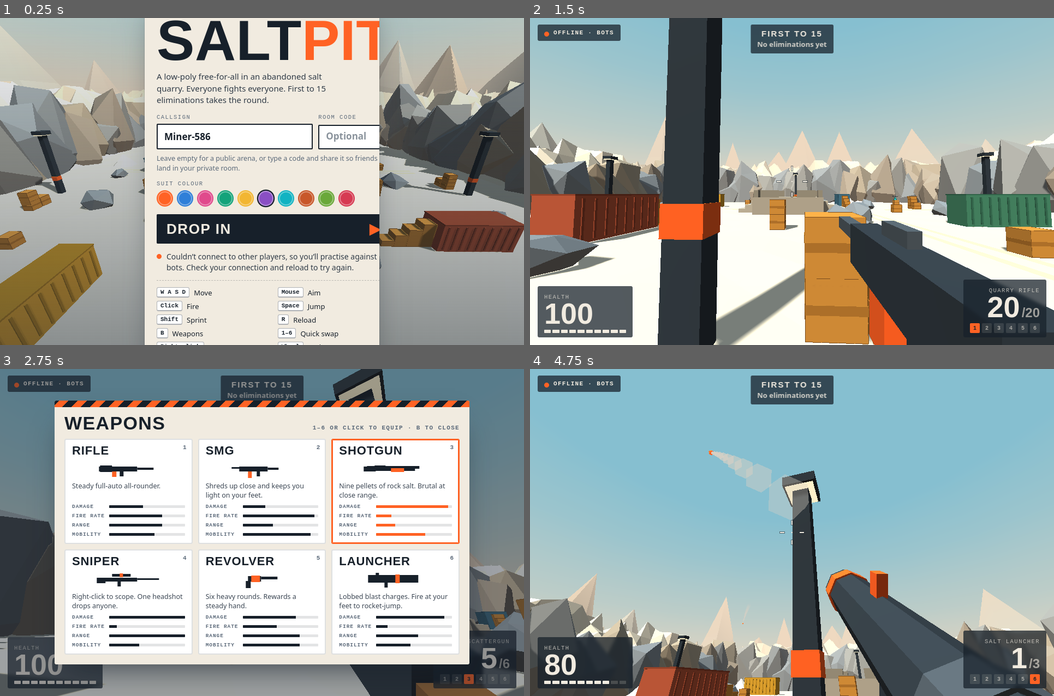
Above: before the commit, frames 1-4 (two rows, left to right).
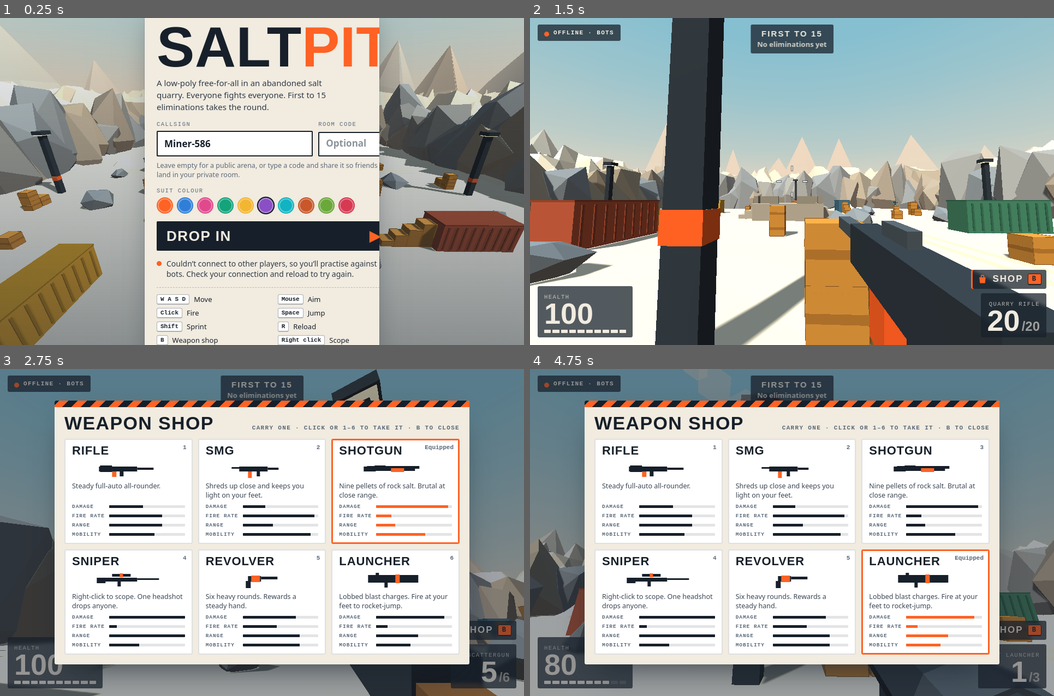
Above: after the commit, the same moments.

Repository: dorukhiroba/games
Game: browser game, page saltpit-arena/index.html
Same seed, same stepped clock (60 frames per second), same inputs: the game is played once before the commit and once after it.
Inputs (mouse positions are in pixels of both pictures, inside the frame that each line leads up to; where the layout moved, square brackets give the same spot in the first picture):
- Up to frame 1 (0.25 s): no input
- Up to frame 2 (1.5 s): click (886, 142) [886, 135] at 0.27 s; type "Alex" at 0.27 s; click "DROP IN ▶" at 0.52 s; hold Right from 1.03 s (still down); click (792, 214) at 1.07 s; tap Space at 1.1 s
- Up to frame 3 (2.75 s): release Right at 1.53 s; hold Down 1.58-1.85 s; tap Space at 1.6, 2.1, 2.6 s; click (157, 499) at 1.67 s; tap B at 1.77, 2.52 s; hold Left 1.9-2.47 s; click "3 SHOTGUN Nine pellets of roc…" at 2.02 s; click (366, 483) at 2.27 s; hold Up from 2.52 s (still down)
- Up to frame 4 (4.75 s): release Up at 2.82 s; click (870, 597) at 2.87 s; hold Right 2.87-3.53 s; tap Space every 0.5 s from 3.1 to 4.6 s; click (661, 614) at 3.47 s; hold Up 3.58-3.82 s; hold Left 3.87-4.3 s; click (792, 467) at 4.07 s; hold Down 4.35-4.68 s; click (1006, 630) at 4.52 s, where only the run after the commit has a clickable "SHOP B"; click (949, 548) at 4.67 s; hold Right from 4.73 s (still down)

The runs differ from the first frame. In frame 1, 13% of the frame differs, in the area x 29-73%, y 0-100%; in frame 2, 16%; in frame 3, 3.4%; in frame 4, 94%, in the area x 0-100%, y 0-100%.

Commit message:
Saltpit Arena: carry one weapon, visible shop button
You now hold a single weapon chosen in the shop; 1-6 only work inside
the shop and the scroll wheel no longer swaps. Taking a new weapon gives
it a full magazine. A Shop button with a bag icon and a B badge sits on
the right above the ammo panel (the touch B button gets the same icon),
the shop marks the equipped weapon, and a toast points to it on drop-in.

Co-Authored-By: Claude Opus 5.5 <noreply@anthropic.com>

Diff:
--- a/saltpit-arena/index.html
+++ b/saltpit-arena/index.html
@@ -71,7 +71,13 @@
 .hud-tc{position:absolute;top:calc(12px + env(safe-area-inset-top,0px));left:50%;transform:translateX(-50%);text-align:center}
 .hud-tr{position:absolute;top:calc(12px + env(safe-area-inset-top,0px));right:calc(14px + env(safe-area-inset-right,0px));display:grid;gap:5px;justify-items:end;max-width:min(320px,48vw)}
 .hud-bl{position:absolute;bottom:calc(14px + env(safe-area-inset-bottom,0px));left:calc(14px + env(safe-area-inset-left,0px));min-width:150px}
-.hud-br{position:absolute;bottom:calc(14px + env(safe-area-inset-bottom,0px));right:calc(14px + env(safe-area-inset-right,0px));text-align:right;min-width:120px}
+.hud-br{position:absolute;bottom:calc(14px + env(safe-area-inset-bottom,0px));right:calc(14px + env(safe-area-inset-right,0px));text-align:right;min-width:120px;display:grid;gap:8px;justify-items:end}
+.hud-br>.plate:last-child{min-width:120px;box-sizing:border-box}
+#shopBtn{pointer-events:auto;cursor:pointer;border:0;display:flex;align-items:center;gap:8px;color:var(--salt);font:800 17px var(--f-display);letter-spacing:.12em;text-transform:uppercase;padding:7px 9px 7px 11px;box-shadow:inset 3px 0 0 var(--hazard)}
+#shopBtn svg{width:20px;height:20px;color:var(--hazard)}
+#shopBtn kbd{background:var(--hazard);color:var(--ink);border-color:var(--ink);font-size:12px;padding:2px 7px}
+#shopBtn:hover,#shopBtn:focus-visible{background:rgba(23,32,42,.9);outline:none}
+.touchui #shopBtn{display:none}
 #hud .lbl{color:rgba(241,235,224,.7)}
 .pill{font:700 11px var(--f-mono);letter-spacing:.12em;text-transform:uppercase;display:flex;gap:8px;align-items:center}
 .goal{font:800 15px var(--f-display);letter-spacing:.14em;text-transform:uppercase}
@@ -128,9 +134,6 @@
 #tPause{width:44px;height:44px;left:calc(14px + env(safe-area-inset-left,0px));top:calc(54px + env(safe-area-inset-top,0px));font-size:13px}
 
 /* ---------- weapons ---------- */
-#slots{display:flex;gap:4px;justify-content:flex-end;margin-top:7px}
-#slots i{font:700 10px var(--f-mono);font-style:normal;width:18px;height:18px;display:grid;place-items:center;border-radius:2px;background:rgba(241,235,224,.12);color:rgba(241,235,224,.6)}
-#slots i.on{background:var(--hazard);color:var(--ink)}
 #scope{position:absolute;inset:0;opacity:0;background:radial-gradient(circle at center,transparent 0 31vmin,rgba(10,14,18,.96) calc(31vmin + 2px))}
 #scope::before,#scope::after{content:"";position:absolute;left:50%;top:50%;background:rgba(10,14,18,.85)}
 #scope::before{width:62vmin;height:1px;margin-left:-31vmin}
@@ -159,7 +162,8 @@
 .stat i{height:5px;background:rgba(23,32,42,.12);border-radius:1px;overflow:hidden}
 .stat i b{display:block;height:100%;background:var(--ink)}
 .wcard.on .stat i b{background:var(--hazard)}
-#tWeap{width:46px;height:46px;right:calc(132px + env(safe-area-inset-right,0px));bottom:calc(176px + env(safe-area-inset-bottom,0px));font-size:14px}
+#tWeap{width:52px;height:52px;right:calc(132px + env(safe-area-inset-right,0px));bottom:calc(176px + env(safe-area-inset-bottom,0px));display:grid;place-items:center;padding:0;background:rgba(255,98,36,.35)}
+#tWeap svg{width:24px;height:24px}
 #tScope{width:56px;height:56px;right:calc(112px + env(safe-area-inset-right,0px));bottom:calc(236px + env(safe-area-inset-bottom,0px));font-size:11px}
 
 @media (max-width:560px){
@@ -189,7 +193,13 @@
   <div id="killpop"><span id="kpT">Eliminated</span><small id="kpS">+1</small></div>
   <div id="toast" class="plate"></div>
   <div class="hud-bl plate" id="hpbox"><span class="lbl">Health</span><div class="big" id="hpnum">100</div><div id="hpsegs"></div></div>
-  <div class="hud-br plate"><span class="lbl" id="weplbl">Quarry rifle</span><div class="big"><span id="ammo">20</span><small id="magtxt">/20</small></div><div class="lbl" id="reloadtxt" hidden>Reloading</div><div id="slots"></div></div>
+  <div class="hud-br">
+    <button class="plate" id="shopBtn" type="button" aria-label="Open the weapon shop (B)">
+      <svg viewBox="0 0 24 24" aria-hidden="true"><path d="M5 8h14l-1.2 12.2a1 1 0 0 1-1 .8H7.2a1 1 0 0 1-1-.8z" fill="currentColor"/><path d="M9 10V6.5a3 3 0 0 1 6 0V10" fill="none" stroke="currentColor" stroke-width="2" stroke-linecap="round"/></svg>
+      <span>Shop</span><kbd>B</kbd>
+    </button>
+    <div class="plate"><span class="lbl" id="weplbl">Quarry rifle</span><div class="big"><span id="ammo">20</span><small id="magtxt">/20</small></div><div class="lbl" id="reloadtxt" hidden>Reloading</div></div>
+  </div>
   <div class="center-card" id="death" hidden><h2>Eliminated</h2><p>by <span class="hz" id="killer">—</span></p><p id="respawn">Back in 3</p></div>
   <div class="center-card" id="banner" hidden><h2 id="bannerT">—</h2><p id="bannerS">Next round in 7</p></div>
   <div id="board" hidden><div class="tape"></div><div class="hd"><span>Scoreboard</span><span id="boardSub">Round 1</span></div>
@@ -199,7 +209,7 @@
 <div id="wepmenu" hidden>
   <div class="wm" role="dialog" aria-labelledby="wmT">
     <div class="tape"></div>
-    <div class="wm-hd"><h2 id="wmT">Weapons</h2><span>1–6 or click to equip · B to close</span></div>
+    <div class="wm-hd"><h2 id="wmT">Weapon shop</h2><span>Carry one · click or 1–6 to take it · B to close</span></div>
     <div id="wmgrid"></div>
   </div>
 </div>
@@ -210,7 +220,7 @@
   <button class="tbtn" id="tJump" type="button">Jump</button>
   <button class="tbtn" id="tReload" type="button">R</button>
   <button class="tbtn" id="tPause" type="button">II</button>
-  <button class="tbtn" id="tWeap" type="button">B</button>
+  <button class="tbtn" id="tWeap" type="button" aria-label="Weapon shop"><svg viewBox="0 0 24 24" aria-hidden="true"><path d="M5 8h14l-1.2 12.2a1 1 0 0 1-1 .8H7.2a1 1 0 0 1-1-.8z" fill="currentColor"/><path d="M9 10V6.5a3 3 0 0 1 6 0V10" fill="none" stroke="currentColor" stroke-width="2" stroke-linecap="round"/></svg></button>
   <button class="tbtn" id="tScope" type="button" hidden>Scope</button>
 </div>
 
@@ -233,8 +243,7 @@
         <div><kbd>W A S D</kbd>Move</div><div><kbd>Mouse</kbd>Aim</div>
         <div><kbd>Click</kbd>Fire</div><div><kbd>Space</kbd>Jump</div>
         <div><kbd>Shift</kbd>Sprint</div><div><kbd>R</kbd>Reload</div>
-        <div><kbd>B</kbd>Weapons</div><div><kbd>1–6</kbd>Quick swap</div>
-        <div><kbd>Right click</kbd>Scope</div><div><kbd>Wheel</kbd>Cycle</div>
+        <div><kbd>B</kbd>Weapon shop</div><div><kbd>Right click</kbd>Scope</div>
         <div><kbd>Tab</kbd>Scores</div><div><kbd>Esc</kbd>Pause</div>
       </div>
       <p class="note" id="touchnote" hidden>Touch: drag the left side to move, the right side to aim.</p>
@@ -930,9 +939,10 @@
   const W=curW();if(P.reloading||P.ammoBy[P.w]===W.mag||P.dead)return;
   P.reloading=true;P.reloadEnd=now+W.reload;P.scoped=false;tick(320,.08,.05);tick(260,.08,.05,W.reload/1000*.7);
 }
+// you carry one weapon; taking a different one from the shop swaps it for a fresh, full one
 function switchWeapon(i){
   if(!WEAPONS[i]||i===P.w)return;
-  P.w=i;P.reloading=false;P.swapT=now;P.scoped=false;P.bloom=0;firing=false;tick(420,.05,.04);tick(620,.05,.04,.12);
+  P.w=i;P.ammoBy[i]=WEAPONS[i].mag;P.reloading=false;P.swapT=now;P.scoped=false;P.bloom=0;firing=false;tick(420,.05,.04);tick(620,.05,.04,.12);
 }
 // one ray against world + every target; returns the nearest thing it touches
 function traceShot(o,d,range){
@@ -1118,7 +1128,6 @@
 
 /* ================= HUD ================= */
 const hpsegs=$('#hpsegs');for(let i=0;i<10;i++)hpsegs.appendChild(document.createElement('i'));
-WEAPONS.forEach((W,i)=>{const s=document.createElement('i');s.textContent=i+1;s.title=W.name;$('#slots').appendChild(s)});
 const cache={};
 function setText(id,v){if(cache[id]!==v){cache[id]=v;document.getElementById(id).textContent=v}}
 let hmT=0,kpT=0,dmgT=0,toastT=0;
@@ -1160,7 +1169,7 @@
   if(cache.hpseg!==hp){cache.hpseg=hp;[...hpsegs.children].forEach((s,i)=>s.classList.toggle('gone',hp<=i*10));$('#hpbox').classList.toggle('low',hp<=30)}
   const W=curW();
   setText('ammo',String(P.ammoBy[P.w]));setText('magtxt','/'+W.mag);setText('weplbl',W.name);$('#reloadtxt').hidden=!P.reloading;
-  if(cache.slot!==P.w){cache.slot=P.w;[...$('#slots').children].forEach((s,i)=>s.classList.toggle('on',i===P.w));$('#tScope').hidden=!W.scope}
+  if(cache.slot!==P.w){cache.slot=P.w;$('#tScope').hidden=!W.scope}
   const sb=scoreEntries(),top=sb[0];
   setText('leader',top&&top.k>0?(top.me?'You lead':top.name+' leads')+' · '+top.k:'No eliminations yet');
   const sp=Math.hypot(P.vel.x,P.vel.z),gap=5+((P.onGround?0:W.airSpread)+W.spread+(sp>1.2?W.moveSpread:0)+P.bloom)*260;
@@ -1216,7 +1225,7 @@
 COLORS.forEach((c,i)=>{const b=document.createElement('button');b.type='button';b.style.background=c;b.setAttribute('aria-label','Colour '+(i+1));b.setAttribute('aria-pressed',String(i===myColor));
   b.addEventListener('click',()=>{myColor=i;savePrefs();[...sw.children].forEach((x,j)=>x.setAttribute('aria-pressed',String(j===i)))});sw.appendChild(b)});
 const isTouch=matchMedia('(pointer: coarse)').matches&&!matchMedia('(pointer: fine)').matches;
-if(isTouch){$('#keys').hidden=true;$('#touchnote').hidden=false}
+if(isTouch){$('#keys').hidden=true;$('#touchnote').hidden=false;document.body.classList.add('touchui')}
 let locked=false,lockFailed=isTouch,jumpQueued=false;
 function requestLock(){
   if(isTouch)return;
@@ -1226,7 +1235,7 @@
 function startPlay(){
   initAudio();myName=(nick.value.replace(/[\u0000-\u001f]/g,'').trim()||'Miner').slice(0,14);savePrefs();applyRoom();
   $('#menu').hidden=true;$('#hud').hidden=false;$('#touch').hidden=!isTouch;
-  if(!playing){playing=true;respawn();if(practice)resetBots()}
+  if(!playing){playing=true;respawn();if(practice)resetBots();setTimeout(()=>{if(playing&&!wmOpen)toast(isTouch?'Tap the shop button to pick your weapon':'Press B for the weapon shop')},1200)}
   paused=false;vm.visible=!P.dead;canvas.focus();requestLock();
 }
 function pause(){if(!playing)return;closeWM(false);paused=true;firing=false;P.scoped=false;keys.clear();$('#playTxt').textContent='Resume';$('#menu').hidden=false;$('#touch').hidden=true}
@@ -1256,7 +1265,7 @@
 function openWM(){
   if(!playing||paused||wmOpen)return;
   wmOpen=true;firing=false;P.scoped=false;
-  [...wmGrid.children].forEach((c,i)=>c.classList.toggle('on',i===P.w));
+  [...wmGrid.children].forEach((c,i)=>{c.classList.toggle('on',i===P.w);c.querySelector('.k').textContent=i===P.w?'Equipped':String(i+1)});
   $('#wepmenu').hidden=false;
   if(locked)document.exitPointerLock();
 }
@@ -1281,7 +1290,6 @@
   if(!playing||paused||P.dead||wmOpen)return;
   if(locked||(lockFailed&&mouseDown)){const s=(locked?.0022:.004)*(1-P.scopeK*.7);P.yaw-=e.movementX*s;P.pitch=clamp(P.pitch-e.movementY*s,-1.5,1.5)}
 });
-canvas.addEventListener('wheel',e=>{if(!playing||paused||wmOpen)return;e.preventDefault();switchWeapon((P.w+(e.deltaY>0?1:-1)+WEAPONS.length)%WEAPONS.length)},{passive:false});
 addEventListener('keydown',e=>{
   if(e.target===nick||e.target===roomIn){if(e.key==='Enter')startPlay();return}
   if(!playing)return;
@@ -1290,7 +1298,7 @@
   if(e.code==='Escape'||e.code==='KeyP'){if(!paused)pause();return}
   if(paused)return;
   const d=/^Digit([1-6])$/.exec(e.code);
-  if(d){switchWeapon(+d[1]-1);if(wmOpen)closeWM(true);return}
+  if(d&&wmOpen){switchWeapon(+d[1]-1);closeWM(true);return}
   if(e.code==='KeyB'){openWM();return}
   keys.add(e.code);
   if(e.code==='KeyR')startReload();
@@ -1323,6 +1331,7 @@
 tbtn('#tReload',()=>startReload());
 tbtn('#tPause',()=>pause());
 tbtn('#tWeap',()=>openWM());
+$('#shopBtn').addEventListener('click',e=>{e.stopPropagation();openWM()});
 tbtn('#tScope',()=>{P.scoped=!P.scoped});
 
 /* ================= loop ================= */
